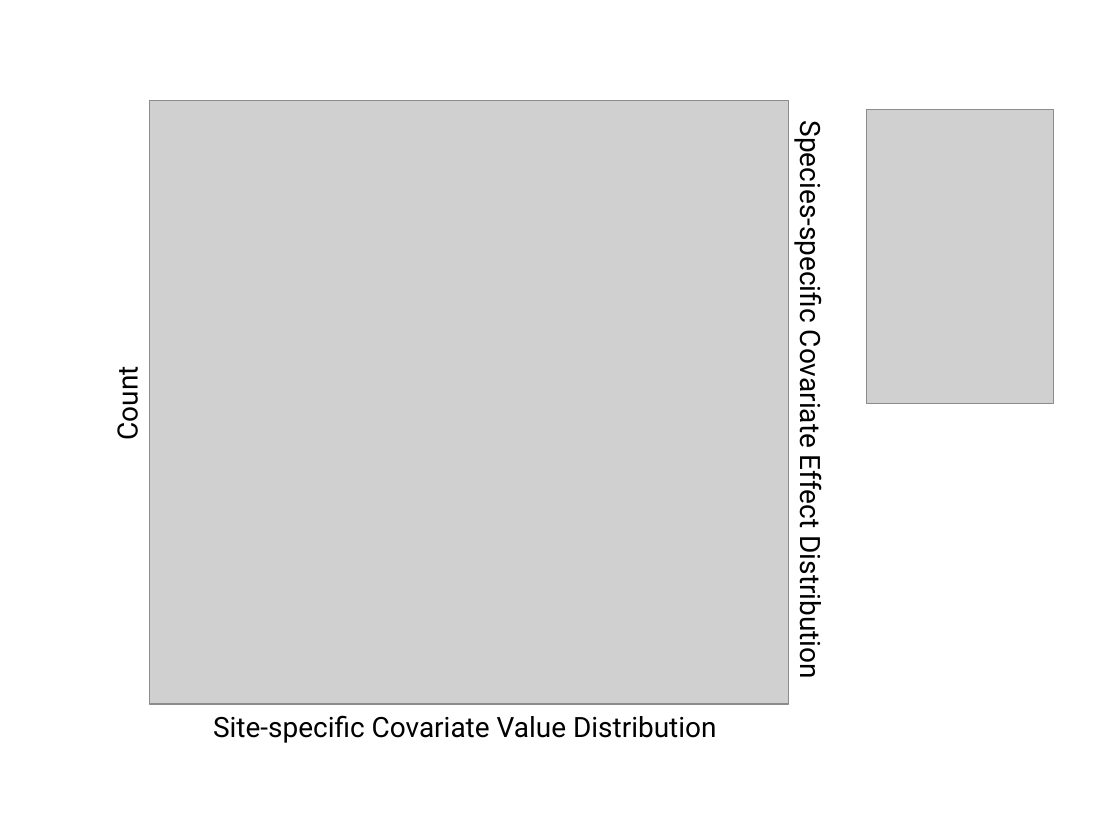
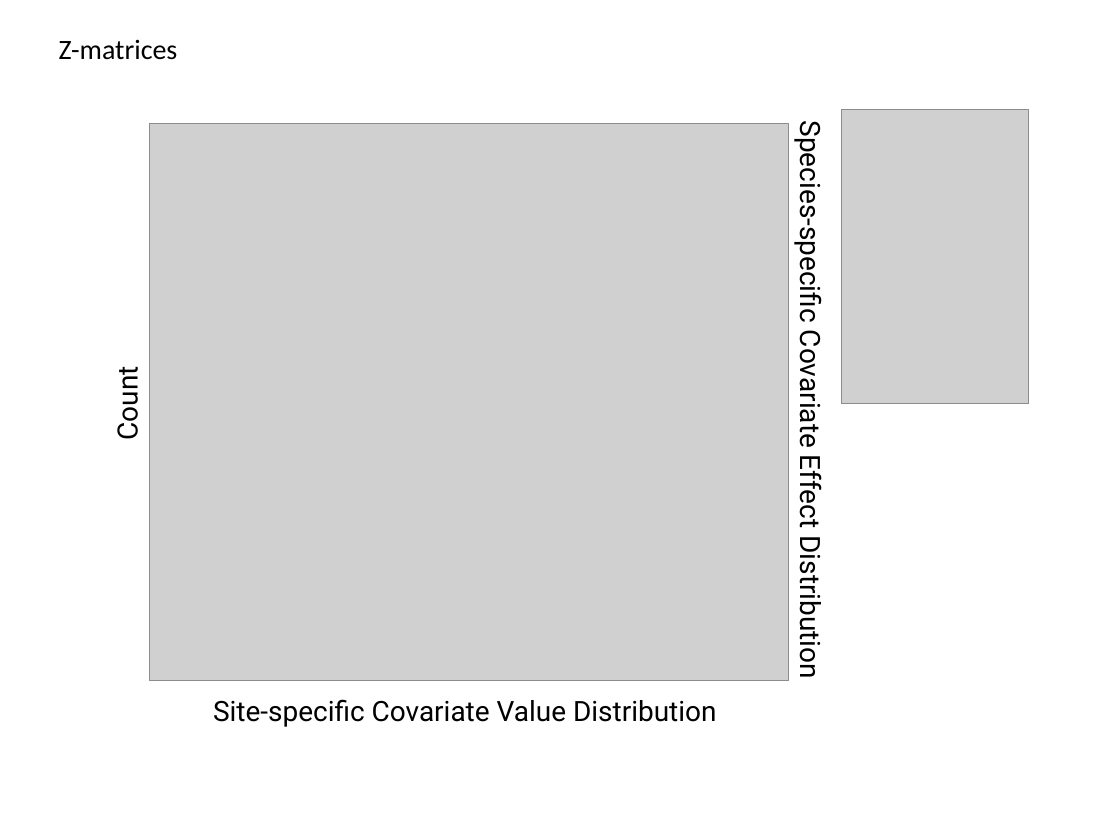
Before and after one commit to jrmihalj/Occ.Modeling.Metacoms, a slide deck: slide 1 of Tables_Figures/Figure_Distribs/Figure_Distribs.pptx. Drawn at 1120x840 pixels with LibreOffice and Linux fonts; fonts in the diff are those of the drawing; grey boxes stand for pictures. Boxes give left, top, right and bottom in pixels: in the first picture for what was removed or moved away, otherwise in the second. Text is boxed around its words. In the diff, an @@ line names an element or a change of style, - is before the commit and + after.

```diff
--- a/Tables_Figures/Figure_Distribs/Figure_Distribs.pptx
+++ b/Tables_Figures/Figure_Distribs/Figure_Distribs.pptx
@@ text added at <box>59,39,178,60</box>, 18 pt, text #000000 @@
+Z-matrices
@@ picture: place and size @@
-picture at <box>866,110,1053,404</box>
+picture at <box>841,110,1028,404</box>
@@ picture: place and size @@
-picture at <box>149,101,787,704</box>
+picture at <box>149,123,787,681</box>
@@ text "Site-specific Covariate Value Distribution": place and size @@
-text "Site-specific Covariate Value Distribution" at <box>213,715,717,743</box>
+text "Site-specific Covariate Value Distribution" at <box>213,699,717,727</box>
```
Also in this commit, not shown: 2 slides added, 4 other files.
